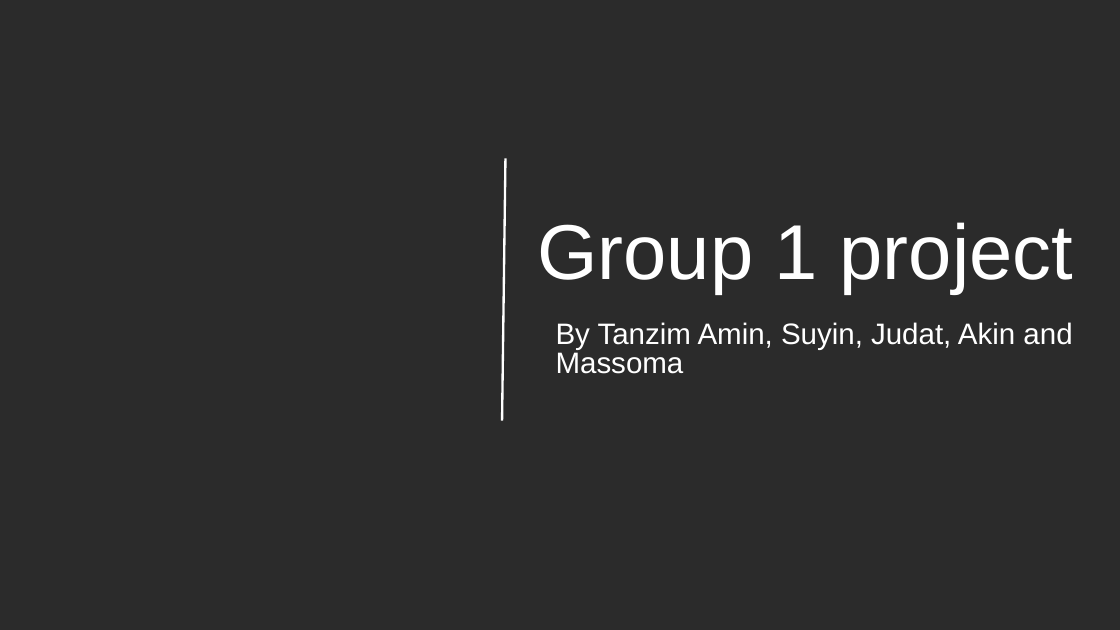
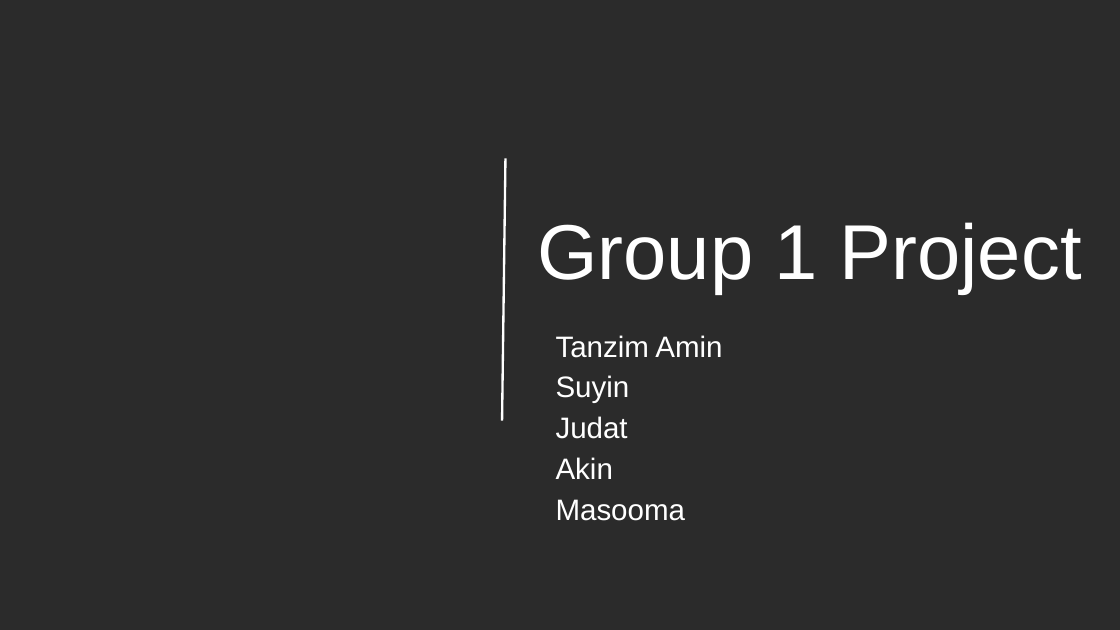
Before and after one commit to Kazmimasooma/Group-1-Disney, a slide deck: slide 1 of Presentation/Group 1 project.pptx. Drawn at 1120x630 pixels with LibreOffice and Linux fonts; fonts in the diff are those of the drawing; background and template pictures are left out; a plain dark background stands for a picture behind light text. Boxes give left, top, right and bottom in pixels: in the first picture for what was removed or moved away, otherwise in the second. Text is boxed around its words. In the diff, an @@ line names an element or a change of style, - is before the commit and + after.

```diff
--- a/Presentation/Group 1 project.pptx
+++ b/Presentation/Group 1 project.pptx
@@ title at <box>537,222,1082,294</box>: text changed @@
-Group 1 project
+Group 1 Project
@@ subtitle at <box>556,335,722,521</box>: text changed @@
-By Tanzim Amin, Suyin, Judat, Akin and Massoma
+Tanzim Amin
+Suyin
+Judat
+Akin
+Masooma
```
Also in this commit, not shown: 4 other slides changed, 4 slides added, 1 slide removed.
